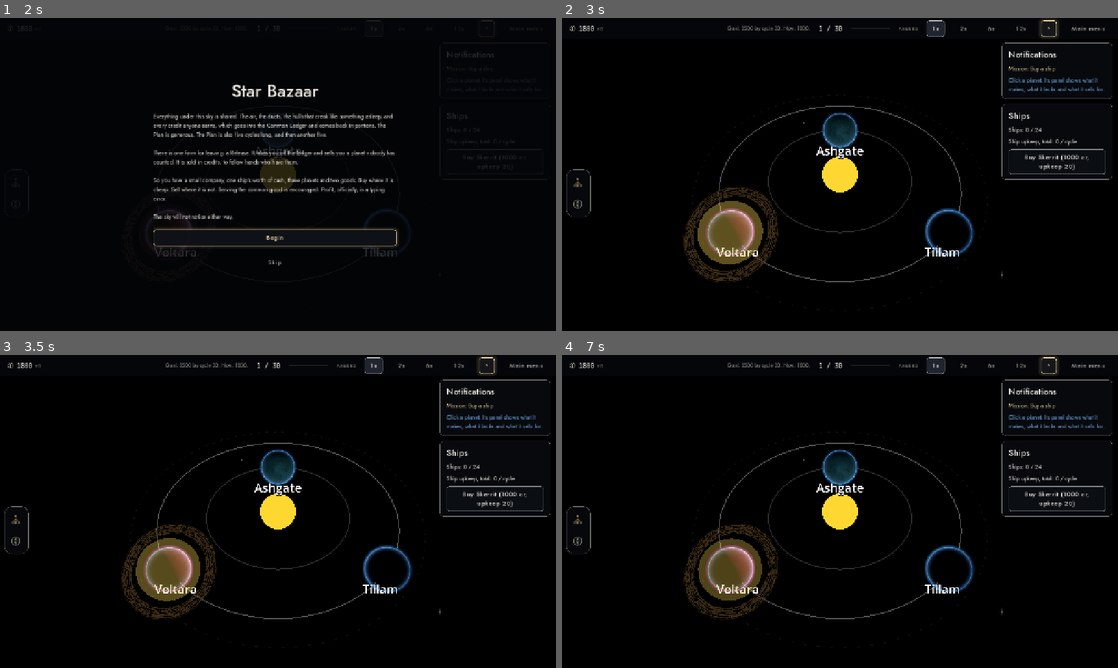
Above: before the commit, frames 1-4 (two rows, left to right).
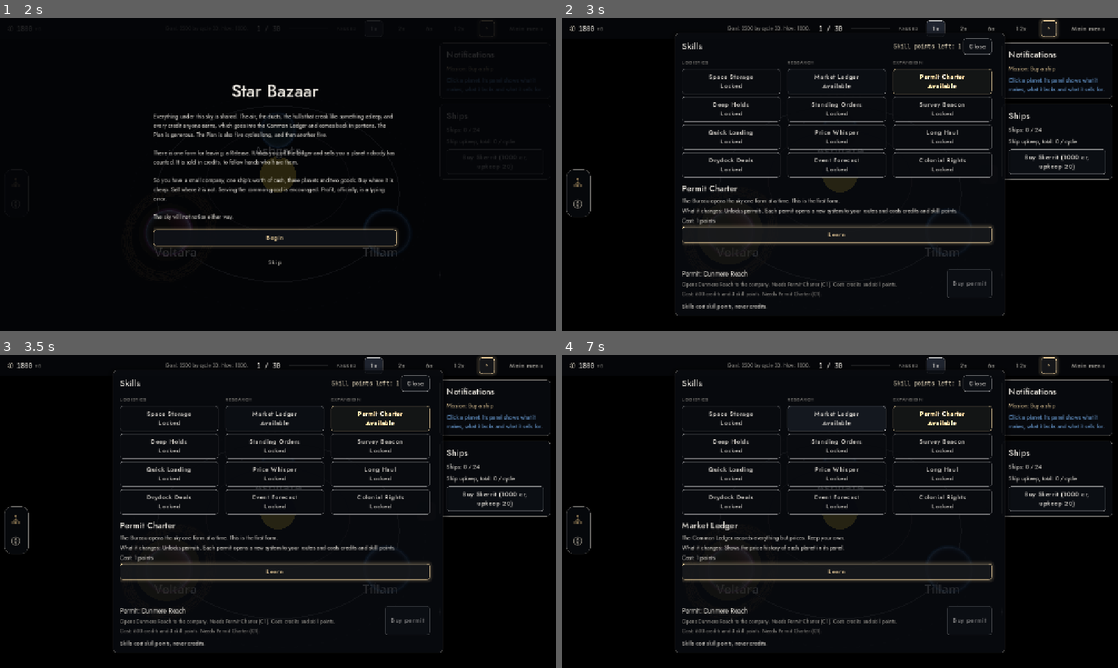
Above: after the commit, the same moments.

Repository: Veltrynox/star-bazaar
Game: Godot game, scene res://game/main_menu.tscn
Same seed, same stepped clock (60 frames per second), same inputs: the game is played once before the commit and once after it.
Inputs (mouse positions are in pixels of both pictures, inside the frame that each line leads up to):
- Up to frame 1 (2 s): click "New game" at 0.5 s; click (16, 180) at 1.25 s
- Up to frame 2 (3 s): click "Begin" at 2 s; click (990, 174) at 2.77 s
- Up to frame 3 (3.5 s): no input
- Up to frame 4 (7 s): click (728, 417) at 3.5 s, where only the run after the commit has a clickable "Space Storage Locked"; click (728, 445) at 4.25 s, where only the run after the commit has a clickable "Deep Holds Locked"; click (728, 473) at 5 s, where only the run after the commit has a clickable "Quick Loading Locked"; click (728, 502) at 5.75 s, where only the run after the commit has a clickable "Drydock Deals Locked"; click (834, 417) at 6.5 s, where only the run after the commit has a clickable "Market Ledger Available"

Frame 1 is identical in both runs. In frame 2, 12% of the frame differs, in the area x 20-81%, y 4-96%; in frame 3, 12%; in frame 4, 13%.

Commit message:
UI: skill arrow at the map edge, permit steps lit in Skills (T128)

Diff:
--- a/game/main.gd
+++ b/game/main.gd
@@ -47,6 +47,8 @@
 var galaxy_seen := false  # T105: galaxy tutorial lines already shown, saved
 var galaxy_view: Control  # T105 overlay
 var galaxy_button: Button
+var skill_arrow: Button  # T128: edge arrow in the 3D view: permit steps, or go to the other system
+var view_system := 1  # T128: system the map camera was last put on
 var reached_ids: Array = []  # T85: systems past the first that already gave the reach point, saved
 
 ## T77/T85: systems in the game (system 1 plus every entry in data/systems.json); Full endings need all reached.
@@ -448,12 +450,50 @@
 ## T105: click on a system in the galaxy view: close the view and put the map camera on that system.
 func _on_galaxy_system(id: int) -> void:
 	galaxy_view.close_view()
+	view_system = id
 	map.focus_system(id)
 
 func toggle_galaxy() -> void:
 	if preface != null or game_over:
 		return
 	galaxy_view.toggle_view()
+
+## T128: what the edge arrow does now. {} = hidden; {"mode": "skills", "steps": [...]} = open Skills with those steps lit;
+## {"mode": "view", "system": id} = move the camera to the other open system.
+func skill_arrow_target() -> Dictionary:
+	if preface != null or game_over:
+		return {}
+	var open := unowned_systems()
+	if not open.is_empty():
+		var req := str(Systems.get_system(int(open[0])).get("requires_skill", "C1"))
+		if has_skill(req):
+			return {"mode": "skills", "steps": []}
+		if SkillTree.state(learned_skills, req, skill_ctx()) == "available":
+			var steps := []
+			_missing_chain(req, steps)
+			return {"mode": "skills", "steps": steps}
+	if open_systems.size() > 1:
+		var i := open_systems.find(view_system)
+		return {"mode": "view", "system": int(open_systems[(i + 1) % open_systems.size()])}
+	return {}
+
+func _missing_chain(id: String, out: Array) -> void:
+	for p in SkillTree.missing_prereqs(learned_skills, id):
+		_missing_chain(p, out)
+	if not learned_skills.has(id) and not out.has(id):
+		out.append(id)
+
+func _on_skill_arrow() -> void:
+	var t := skill_arrow_target()
+	if t.is_empty():
+		return
+	if str(t["mode"]) == "skills":
+		if preface == null and not game_over:
+			skill_screen.open_highlight(t["steps"])
+	else:
+		view_system = int(t["system"])
+		map.focus_system(view_system)
+		_refresh()
 
 func toggle_skills() -> void:
 	if skill_screen.visible:
@@ -1409,6 +1449,18 @@
 	galaxy_button = _rail_button("planet", "MENU_GALAXY", "Galaxy", toggle_galaxy)  # T105: shown once system 2 is open
 	galaxy_button.visible = false
 	col.add_child(galaxy_button)
+	skill_arrow = Button.new()  # T128: sits left of the right column, mid-height, clear of the planet ring
+	skill_arrow.theme_type_variation = "ButtonRail"
+	skill_arrow.icon = Ui.icon("chevron")  # placeholder: the artist makes the real arrow
+	skill_arrow.custom_minimum_size = Vector2(44, 44)
+	skill_arrow.set_anchors_and_offsets_preset(Control.PRESET_CENTER_RIGHT)
+	skill_arrow.offset_left = -(12.0 + 240.0 + 16.0 + 8.0 + 44.0)
+	skill_arrow.offset_right = -(12.0 + 240.0 + 16.0 + 8.0)
+	skill_arrow.offset_top = -22
+	skill_arrow.offset_bottom = 22
+	skill_arrow.visible = false
+	skill_arrow.pressed.connect(_on_skill_arrow)
+	add_child(skill_arrow)
 	var menu_rail := _rail_button("mark", "MENU_MAIN", "Menu", game_menu_toggle)
 	col.add_child(menu_rail)
 
@@ -1458,6 +1510,12 @@
 	skills_button.modulate = Ui.col("star_warm") if star != "" else Color.WHITE
 	if galaxy_button != null:
 		galaxy_button.visible = open_systems.size() > 1
+	if skill_arrow != null:
+		var at := skill_arrow_target()
+		skill_arrow.visible = not at.is_empty()
+		if not at.is_empty():
+			skill_arrow.tooltip_text = StoryText.get_or("MAP_ARROW_PERMIT" if str(at["mode"]) == "skills" else "MAP_ARROW_SYSTEM",
+				"Open Skills" if str(at["mode"]) == "skills" else "Go to the other system")
 	if galaxy_view != null:
 		galaxy_view.refresh()
 	if cash_forecast != null:
--- a/game/skill_screen.gd
+++ b/game/skill_screen.gd
@@ -20,6 +20,7 @@
 var confirm_label: Label
 var _root: VBoxContainer
 var permit_box: VBoxContainer  # T85: permits list under the tree
+var highlight: Array = []  # T128: skill ids to point at (the steps to a permit), cleared on close
 
 func setup(main_node: Control) -> void:
 	main = main_node
@@ -84,7 +85,15 @@
 	if visible:
 		visible = false
 		selected = ""
+		highlight = []
 		closed.emit()
+
+## T128: open the screen with the given steps lit; the first one not yet learned is selected.
+func open_highlight(ids: Array) -> void:
+	highlight = ids.duplicate()
+	selected = str(ids[0]) if not ids.is_empty() else ""
+	_hide_confirm()
+	open_screen()
 
 func select(id: String) -> void:
 	selected = id
@@ -102,6 +111,8 @@
 		var btn: Button = node_buttons[id]
 		btn.text = "%s\n%s" % [SkillTree.skill_name(id), StoryText.get_text("SK_STATE_" + st.to_upper())]
 		btn.self_modulate = COL_LEARNED if st == "learned" else (COL_AVAILABLE if st == "available" else COL_LOCKED)
+		if highlight.has(id) and st != "learned":
+			btn.self_modulate = COL_LEARNED * 1.5  # T128: lit step on the way to a permit
 	_build_detail()
 	_build_permits()
 
